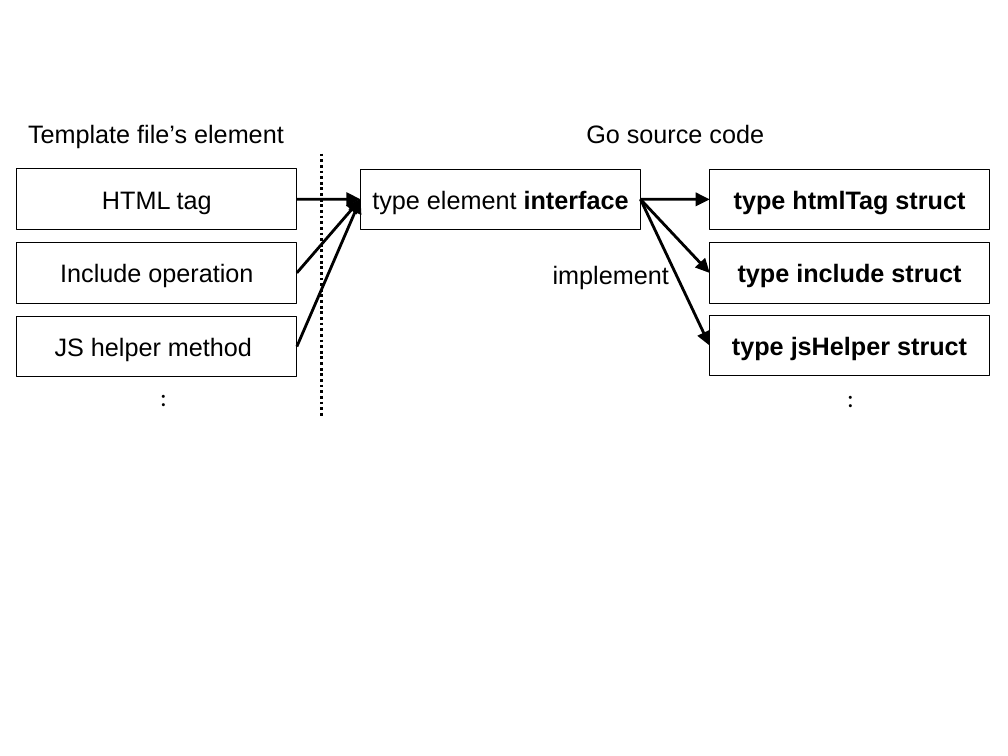
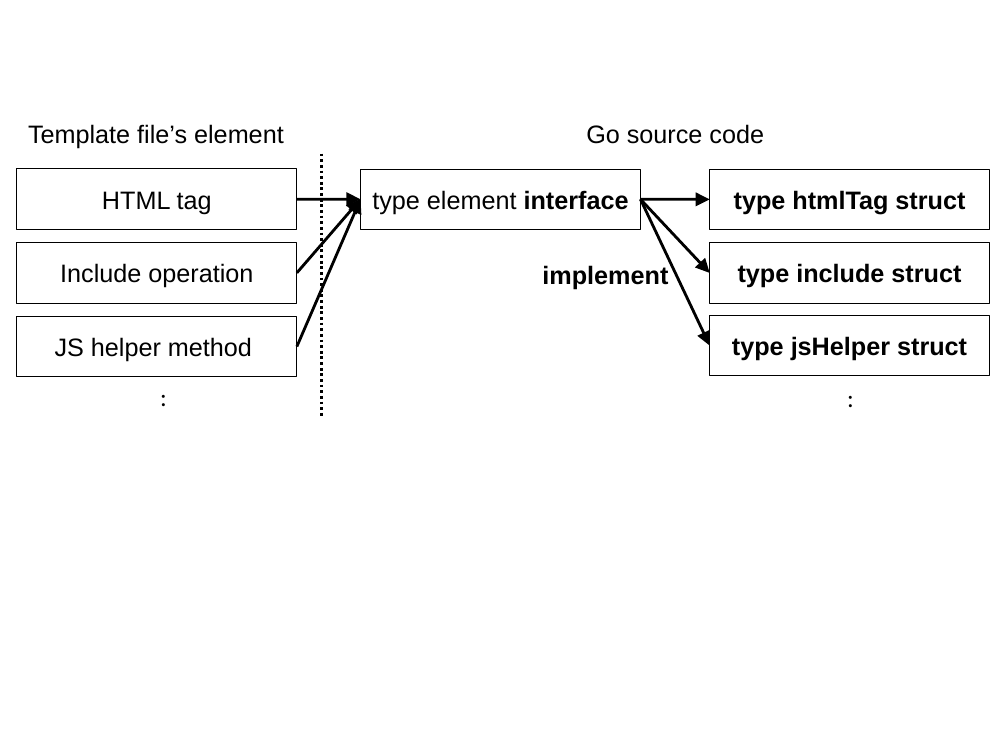
Before and after one commit to yosssi/talks.yoss.si, a slide deck: slide 2 of 2015/0220-good-package/element.pptx. Drawn at 1008x756 pixels with LibreOffice and Linux fonts; fonts in the diff are those of the drawing. Boxes give left, top, right and bottom in pixels: in the first picture for what was removed or moved away, otherwise in the second. Text is boxed around its words. In the diff, an @@ line names an element or a change of style, - is before the commit and + after.

```diff
--- a/2015/0220-good-package/element.pptx
+++ b/2015/0220-good-package/element.pptx
@@ text "implement": place and size @@
-text "implement" at box(553, 265, 669, 289)
+text "implement" at box(542, 265, 668, 289)
@@ text "implement" at box(542, 265, 668, 289): bold on @@
```
Also in this commit, not shown: 1 slide added, 7 other files.
